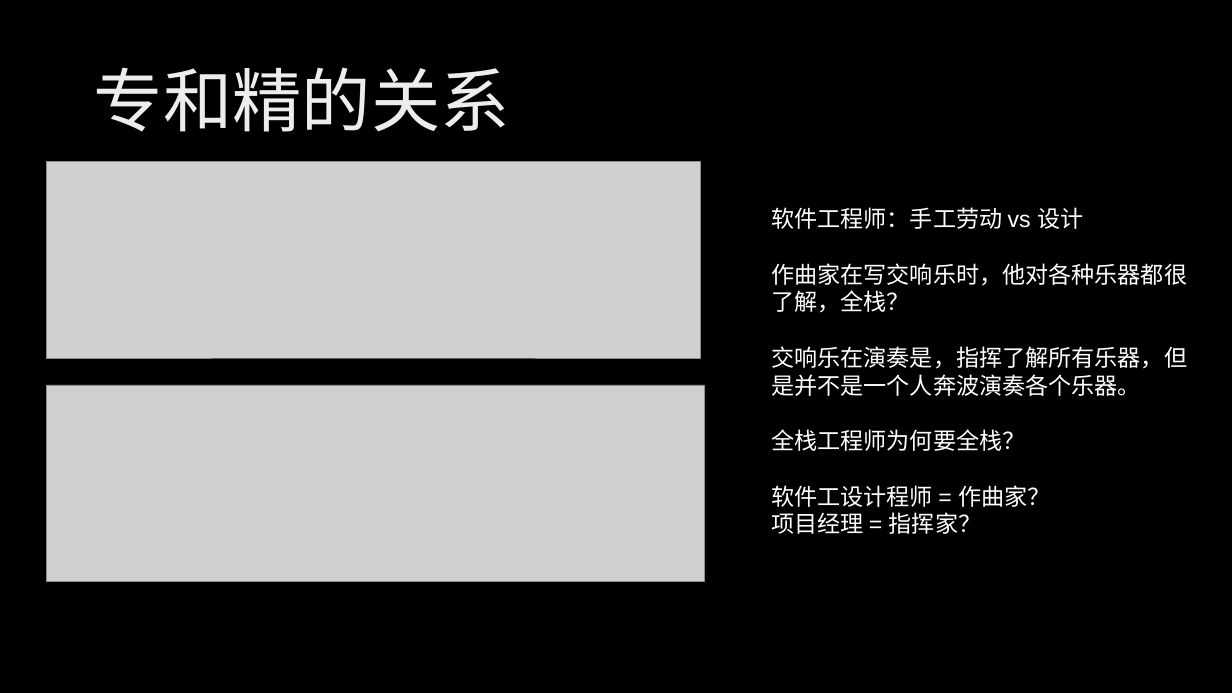
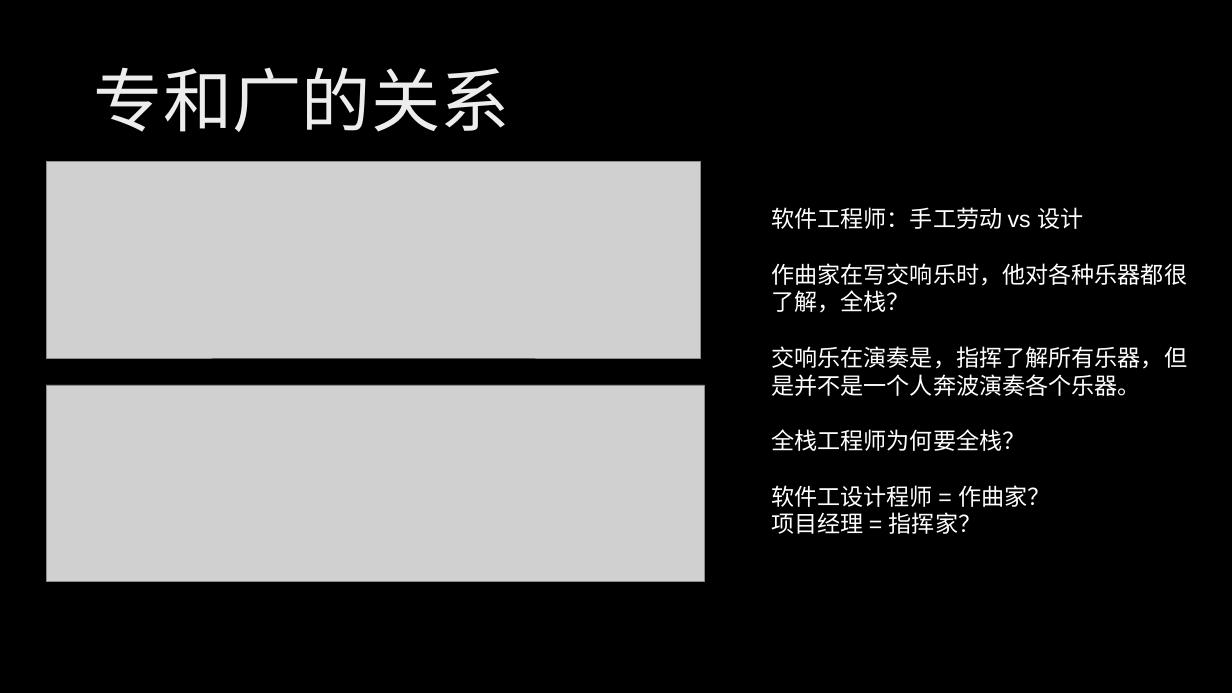
Before and after one commit to xinase/ASE, a slide deck: slide 34 of chapter3/ASE_3_PSP_Career.pptx. Drawn at 1232x693 pixels with LibreOffice and Linux fonts; fonts in the diff are those of the drawing; grey boxes stand for pictures; background and template pictures are left out. Boxes give left, top, right and bottom in pixels: in the first picture for what was removed or moved away, otherwise in the second. Text is boxed around its words. In the diff, an @@ line names an element or a change of style, - is before the commit and + after.

```diff
--- a/chapter3/ASE_3_PSP_Career.pptx
+++ b/chapter3/ASE_3_PSP_Career.pptx
@@ title at (x1=94, y1=67, x2=510, y2=132): text changed @@
-专和精的关系
+专和广的关系
```
Also in this commit, not shown: 1 other slide changed.
